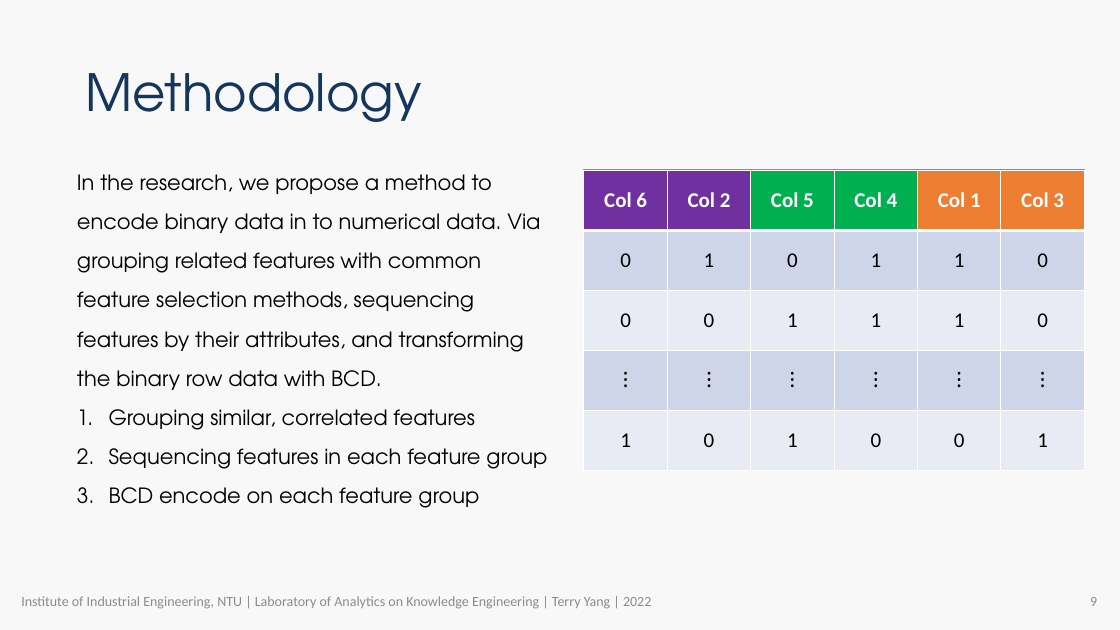
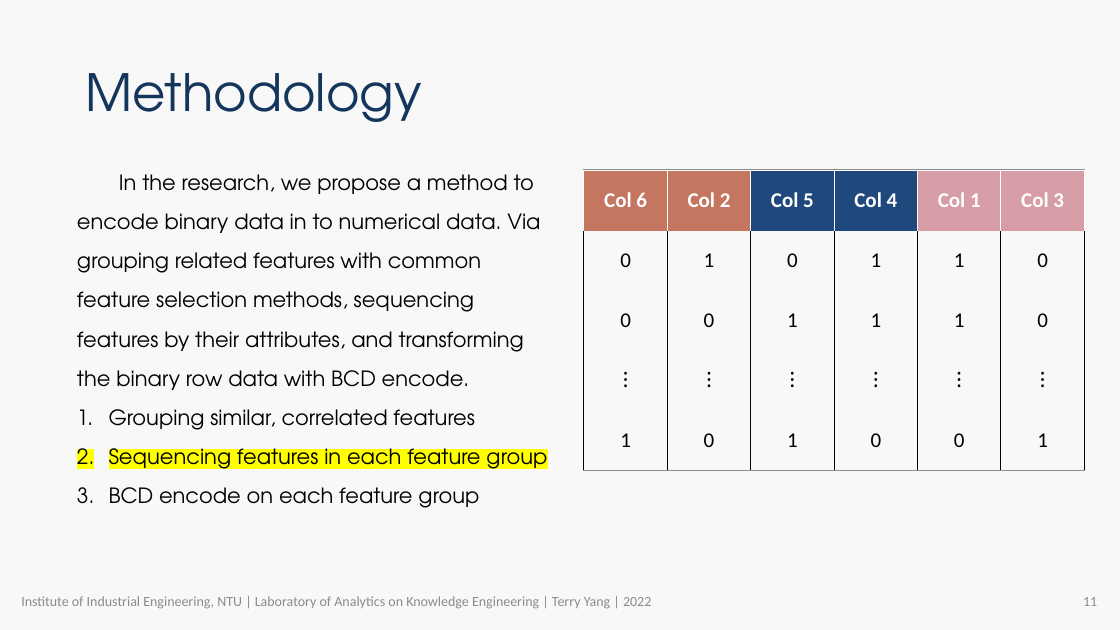
Before and after one commit to R64825/NTUIIE-Research, a slide deck: slide 11 of ppt/APIEMS TerryYang.pptx (slide 9 before the commit). Drawn at 1120x630 pixels with LibreOffice and Linux fonts; fonts in the diff are those of the drawing; grey boxes stand for pictures; background and template pictures are left out. Boxes give left, top, right and bottom in pixels: in the first picture for what was removed or moved away, otherwise in the second. Text is boxed around its words. In the diff, an @@ line names an element or a change of style, - is before the commit and + after.

```diff
--- a/ppt/APIEMS TerryYang.pptx
+++ b/ppt/APIEMS TerryYang.pptx
@@ text at box(77, 174, 540, 390): text changed @@
-In the research, we propose a method to encode binary data in to numerical data. Via grouping related features with common feature selection methods, sequencing features by their attributes, and transforming the binary row data with BCD.
+In the research, we propose a method to encode binary data in to numerical data. Via grouping related features with common feature selection methods, sequencing features by their attributes, and transforming the binary row data with BCD encode.
@@ table at box(584, 171, 1083, 471) @@
@@ fill #7030A0 to #C47660 in 2 cells @@
@@ fill #00B050 to #1F497D in 2 cells @@
@@ fill #ED7D31 to #D79DA7 in 2 cells @@
@@ fill #CFD5EA to #F8F8F8 in 12 cells @@
@@ fill #E9EBF5 to #F8F8F8 in 12 cells @@
@@ borders changed @@
@@ text at box(109, 442, 547, 474): highlight none to #FFFF00 in "Sequencing features in each feature group" @@
@@ page number at box(1083, 597, 1097, 606): text changed @@
-9
+11
```
Also in this commit, not shown: 12 other slides changed, 6 slides added, 5 other files.
